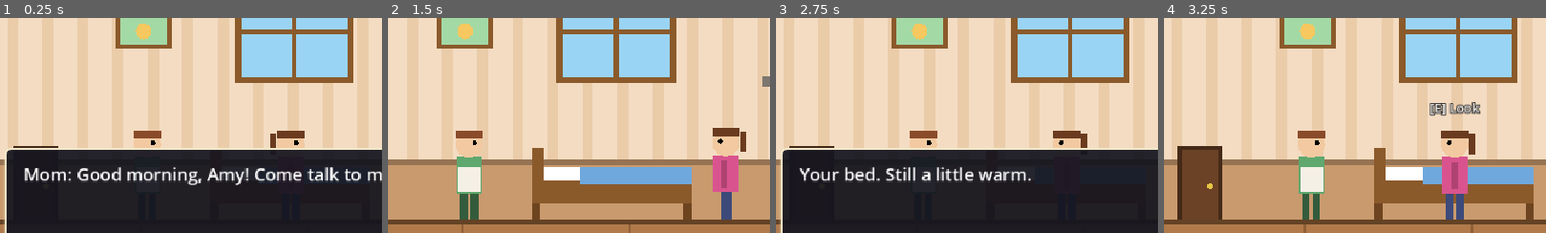
Above: before the commit, frames 1-4 (left to right).
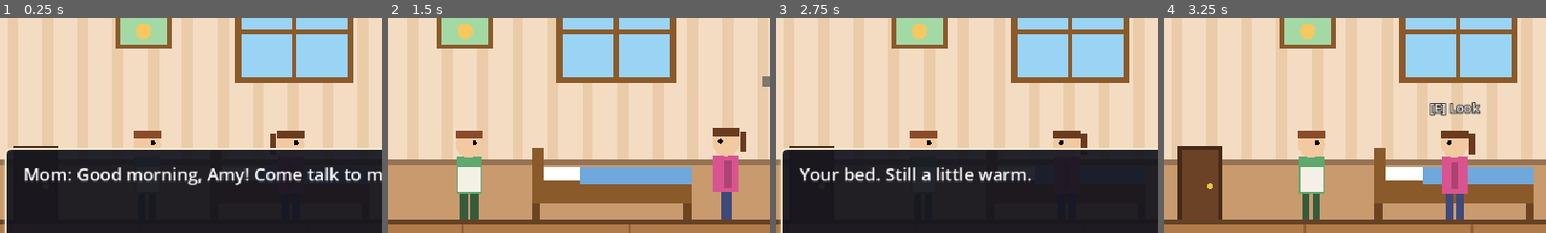
Above: after the commit, the same moments.

Repository: Sketch-y/amy_game
Game: Godot game, scene res://scenes/main.tscn
Two runs of this game, one before a commit and one after it. Both use one fixed random seed, a clock stepped at 60 frames per second and the inputs below.
Inputs:
- Up to frame 1 (0.25 s): no input
- Up to frame 2 (1.5 s): tap Enter at 0.5 s; hold Right (move_right) 0.53-1.28 s; hold E (interact) 0.53-1.28 s; hold Left (move_left) from 1.28 s (still down); tap E (interact) at 1.35 s
- Up to frame 3 (2.75 s): release Left (move_left) at 2.03 s; hold Right (move_right) from 2.03 s (still down); hold E (interact) from 2.03 s (still down)
- Up to frame 4 (3.25 s): tap Space at 2.75 s; release Right (move_right) at 2.78 s; release E (interact) at 2.78 s; hold Up (move_up) from 2.78 s (still down); tap E (interact) at 2.85 s
The pictures show only the part of the screen within x 4-54%, y 35-85%; the shares and areas given below are measured in that part.

The runs differ from the first frame. In frame 1, less than 0.1% of the frame differs, in the area x 79-80%, y 57-61%; in frame 2, 0.3%, in the area x 85-92%, y 59-80%; in frame 3, less than 0.1%; in frame 4, less than 0.1%.

Commit message:
Make player an editable scene
Player visuals are now Polygon2D nodes in scenes/player.tscn; player.gd
animates them by node name and mirrors Visual to face left.

Co-Authored-By: Claude Opus 5.5 <noreply@anthropic.com>

Diff:
--- a/scenes/areas/home.tscn
+++ b/scenes/areas/home.tscn
@@ -1,7 +1,7 @@
-[gd_scene format=3]
-
-[ext_resource type="Script" path="res://scripts/area.gd" id="1_3ikt3"]
-[ext_resource type="Script" path="res://scripts/interactable.gd" id="2_lt6fo"]
+[gd_scene format=3 uid="uid://bvhagcs0yrjgy"]
+
+[ext_resource type="Script" uid="uid://cgik3snd2w3i2" path="res://scripts/area.gd" id="1_3ikt3"]
+[ext_resource type="Script" uid="uid://c078pakaijfp5" path="res://scripts/interactable.gd" id="2_lt6fo"]
 
 [node name="Home" type="Node2D" unique_id=820213986]
 script = ExtResource("1_3ikt3")
--- /dev/null
+++ b/scenes/player.tscn
@@ -0,0 +1,42 @@
+[gd_scene format=3]
+
+[ext_resource type="Script" path="res://scripts/player.gd" id="1_3vyb7"]
+
+[node name="Player" type="Node2D" unique_id=1081741265]
+script = ExtResource("1_3vyb7")
+
+[node name="Visual" type="Node2D" parent="." unique_id=855454585]
+
+[node name="LegL" type="Polygon2D" parent="Visual" unique_id=1541086396]
+color = Color(0.23921569, 0.2901961, 0.47843137, 1)
+polygon = PackedVector2Array(-11, -34, -2, -34, -2, 0, -11, 0)
+
+[node name="LegR" type="Polygon2D" parent="Visual" unique_id=1564172917]
+color = Color(0.23921569, 0.2901961, 0.47843137, 1)
+polygon = PackedVector2Array(2, -34, 11, -34, 11, 0, 2, 0)
+
+[node name="Upper" type="Node2D" parent="Visual" unique_id=546023897]
+
+[node name="Body" type="Polygon2D" parent="Visual/Upper" unique_id=2068618627]
+color = Color(0.8509804, 0.32941177, 0.56078434, 1)
+polygon = PackedVector2Array(-16, -78, 16, -78, 16, -32, -16, -32)
+
+[node name="Arm" type="Polygon2D" parent="Visual/Upper" unique_id=524429539]
+color = Color(0.68078434, 0.26352942, 0.44862747, 1)
+polygon = PackedVector2Array(-4, -72, 4, -72, 4, -38, -4, -38)
+
+[node name="Head" type="Polygon2D" parent="Visual/Upper" unique_id=272055791]
+color = Color(0.9490196, 0.7882353, 0.627451, 1)
+polygon = PackedVector2Array(17, -94, 16.420738, -89.600075, 14.722431, -85.5, 12.020815, -81.97919, 8.499999, -79.277565, 4.3999243, -77.57926, -7.430936e-07, -77, -4.399924, -77.57926, -8.500001, -79.27757, -12.020815, -81.97919, -14.722431, -85.5, -16.420738, -89.600075, -17, -94, -16.420738, -98.399925, -14.722431, -102.5, -12.020816, -106.02081, -8.499998, -108.722435, -4.399923, -110.42074, 2.0272297e-07, -111, 4.3999233, -110.42074, 8.499998, -108.722435, 12.020813, -106.02081, 14.72243, -102.5, 16.42074, -98.39992)
+
+[node name="Hair" type="Polygon2D" parent="Visual/Upper" unique_id=1531199774]
+color = Color(0.41960785, 0.23137255, 0.12156863, 1)
+polygon = PackedVector2Array(-17, -112, 17, -112, 17, -102, -17, -102)
+
+[node name="Ponytail" type="Polygon2D" parent="Visual/Upper" unique_id=437715347]
+color = Color(0.41960785, 0.23137255, 0.12156863, 1)
+polygon = PackedVector2Array(-26, -108, -18, -108, -18, -82, -26, -82)
+
+[node name="Eye" type="Polygon2D" parent="Visual/Upper" unique_id=281718439]
+color = Color(0, 0, 0, 1)
+polygon = PackedVector2Array(10, -96, 9.897778, -95.22354, 9.598076, -94.5, 9.121321, -93.87868, 8.5, -93.401924, 7.7764573, -93.10222, 7, -93, 6.2235427, -93.10222, 5.5, -93.401924, 4.8786798, -93.87868, 4.401924, -94.5, 4.1022224, -95.22354, 4, -96, 4.1022224, -96.77646, 4.401924, -97.5, 4.8786793, -98.12132, 5.5, -98.598076, 6.223543, -98.89778, 7, -99, 7.776457, -98.89778, 8.5, -98.598076, 9.12132, -98.12132, 9.598076, -97.5, 9.897778, -96.77646)
--- a/scripts/main.gd
+++ b/scripts/main.gd
@@ -2,7 +2,7 @@
 ## Game root: loads area scenes (res://scenes/areas/*.tscn), and owns the
 ## player, camera, UI, area transitions, interactions and quest state.
 
-const PlayerScript := preload("res://scripts/player.gd")
+const PlayerScene := preload("res://scenes/player.tscn")
 const AREA_PATH := "res://scenes/areas/%s.tscn"
 
 const VIEW_W := 960.0
@@ -31,8 +31,7 @@
 
 
 func _ready() -> void:
-	player = PlayerScript.new()
-	player.name = "Player"
+	player = PlayerScene.instantiate()
 	add_child(player)
 
 	prompt = Label.new()
--- a/scripts/player.gd
+++ b/scripts/player.gd
@@ -1,11 +1,8 @@
 extends Node2D
-## Player character (Amy). Drawn with flat shapes; origin is at her feet.
+## Player character (Amy). Origin is at her feet; visuals live in player.tscn
+## and are drawn facing right (Visual is mirrored to face left).
 
 const SPEED := 260.0
-const SHIRT := Color("d9548f")
-const PANTS := Color("3d4a7a")
-const SKIN := Color("f2c9a0")
-const HAIR := Color("6b3b1f")
 
 var facing := 1
 var walking := false
@@ -13,6 +10,12 @@
 var min_x := 0.0
 var max_x := 1000.0
 var _t := 0.0
+
+@onready var _visual: Node2D = $Visual
+@onready var _leg_l: Node2D = $Visual/LegL
+@onready var _leg_r: Node2D = $Visual/LegR
+@onready var _upper: Node2D = $Visual/Upper
+@onready var _arm: Node2D = $Visual/Upper/Arm
 
 
 func _process(delta: float) -> void:
@@ -24,20 +27,14 @@
 		_t += delta
 	else:
 		_t = 0.0
-	queue_redraw()
+	_animate()
 
 
-func _draw() -> void:
-	var swing: float = sin(_t * 14.0) * 7.0 if walking else 0.0
-	var bob: float = -absf(sin(_t * 14.0)) * 3.0 if walking else 0.0
-	# legs
-	draw_rect(Rect2(-11 + swing, -34, 9, 34), PANTS)
-	draw_rect(Rect2(2 - swing, -34, 9, 34), PANTS)
-	# body + arm
-	draw_rect(Rect2(-16, -78 + bob, 32, 46), SHIRT)
-	draw_rect(Rect2(-4 - swing * 0.6, -72 + bob, 8, 34), SHIRT.darkened(0.2))
-	# head, hair (with ponytail on the back side), eye
-	draw_circle(Vector2(0, -94 + bob), 17, SKIN)
-	draw_rect(Rect2(-17, -112 + bob, 34, 10), HAIR)
-	draw_rect(Rect2(-22 * facing - 4, -108 + bob, 8, 26), HAIR)
-	draw_circle(Vector2(7 * facing, -96 + bob), 3, Color.BLACK)
+func _animate() -> void:
+	var swing := sin(_t * 14.0) * 7.0 if walking else 0.0
+	var bob := -absf(sin(_t * 14.0)) * 3.0 if walking else 0.0
+	_visual.scale.x = facing
+	_leg_l.position.x = swing
+	_leg_r.position.x = -swing
+	_upper.position.y = bob
+	_arm.position.x = -swing * 0.6
